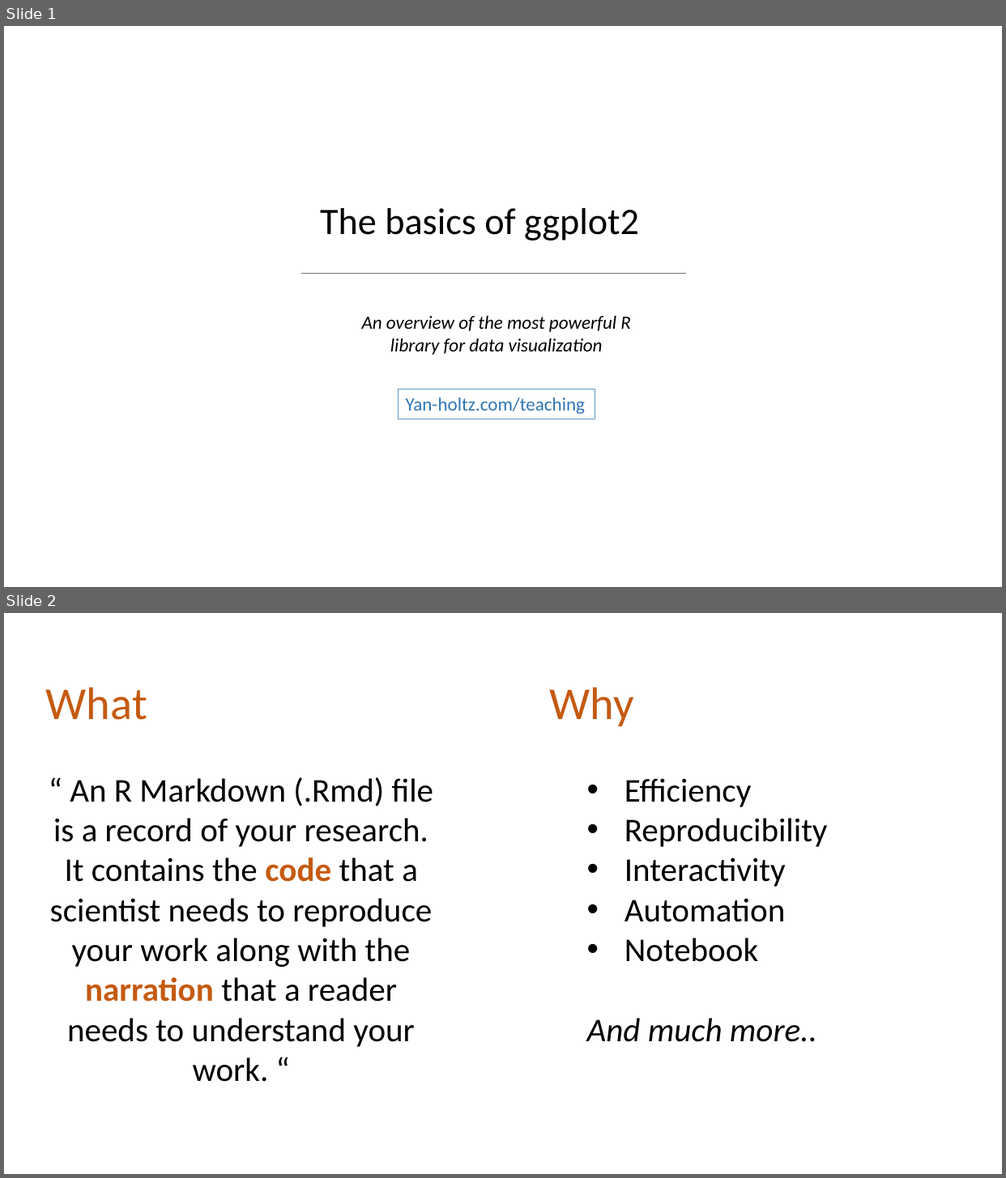
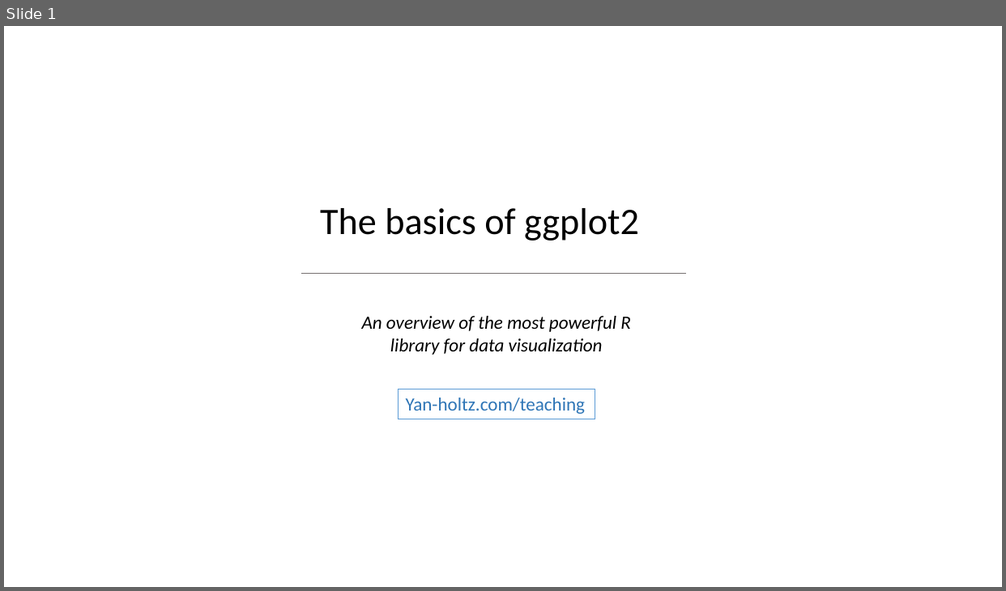
Before and after one commit to holtzy/Teaching, a slide deck: Ggplot2_basic.pptx. Shown one above the other, each under a label of ours: slides 1 and 2 before the commit, slide 1 after it. The pictures are 1006x1178 and 1006x591 pixels, drawn with LibreOffice and Linux fonts; fonts in the diff are those of the drawing; background and template pictures are left out. Boxes give left, top, right and bottom in pixels: in the first picture for what was removed or moved away, otherwise in the second. Text is boxed around its words. In the diff, an @@ line names an element or a change of style, - is before the commit and + after.

```diff
--- a/Ggplot2_basic.pptx
+++ b/Ggplot2_basic.pptx
@@ slide 2 removed at box(4, 613, 1002, 1174), background #FFFFFF @@
@@ text removed at box(46, 687, 434, 1082) @@
-What
-“ An R Markdown (.Rmd) file is a record of your research. It contains the code that a scientist needs to reproduce your work along with the narration that a reader needs to understand your work. “
@@ text removed at box(549, 687, 828, 1042) @@
-Why
-  • Efficiency
-  • Reproducibility
-  • Interactivity
-  • Automation
-  • Notebook
-  And much more..
```
Also in this commit, not shown: 1 slide changed, 13 slides added, 1 other slide removed, 2 other files.
